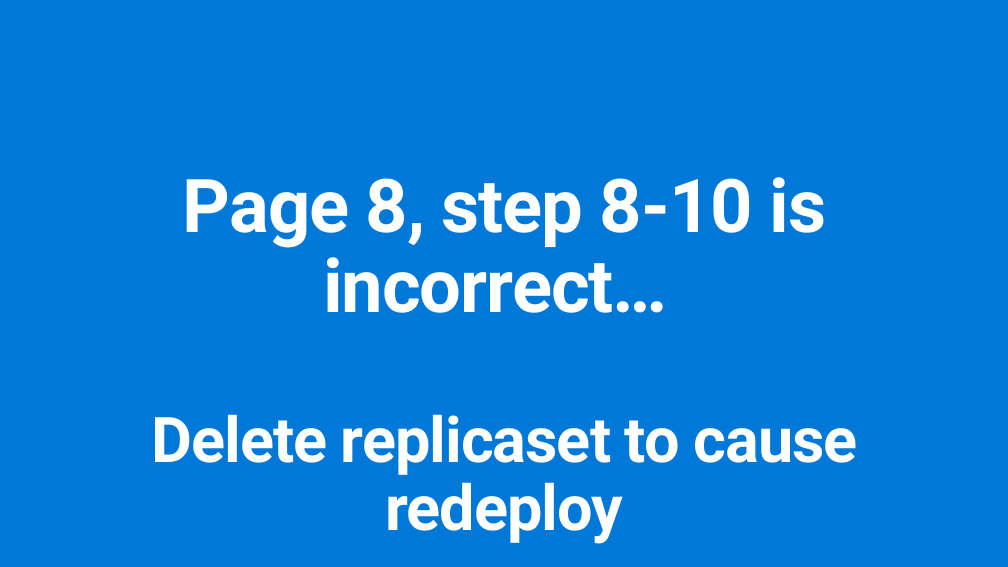
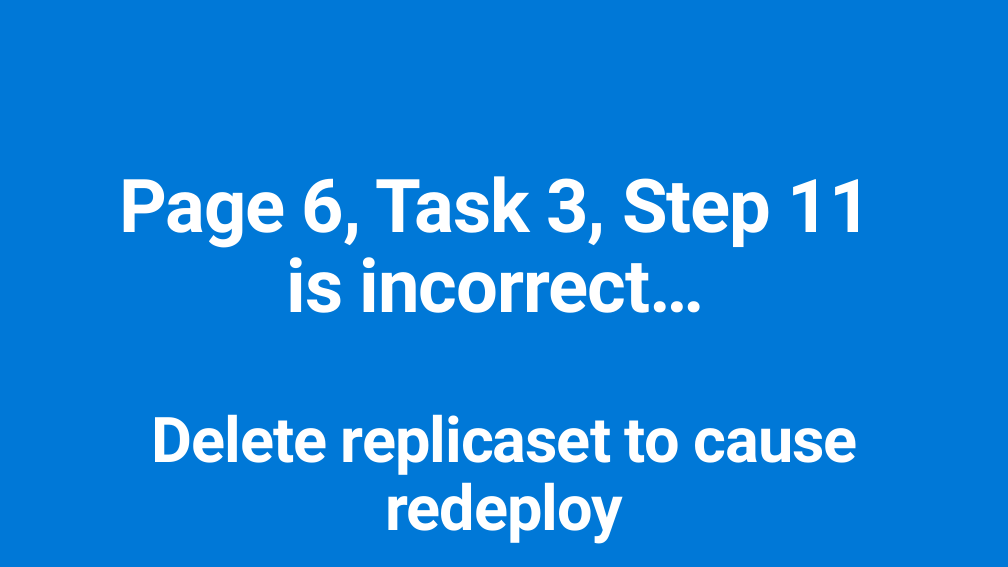
Before and after one commit to ActiveSolution/aiw-cloud-native, a slide deck: slide 44 of AIW Cloud Native.pptx (slide 43 before the commit). Drawn at 1008x567 pixels with LibreOffice and Linux fonts; fonts in the diff are those of the drawing. Boxes give left, top, right and bottom in pixels: in the first picture for what was removed or moved away, otherwise in the second. Text is boxed around its words. In the diff, an @@ line names an element or a change of style, - is before the commit and + after.

```diff
--- a/AIW Cloud Native.pptx
+++ b/AIW Cloud Native.pptx
@@ title at [119,176,872,475]: text changed @@
-Page 8, step 8-10 is incorrect…
-Delete replicaset to cause redeploy
+Page 6, Task 3, Step 11
+is incorrect…
+Delete replicaset to cause redeploy
```
Also in this commit, not shown: 6 other slides changed, 3 slides added, 1 slide removed.
